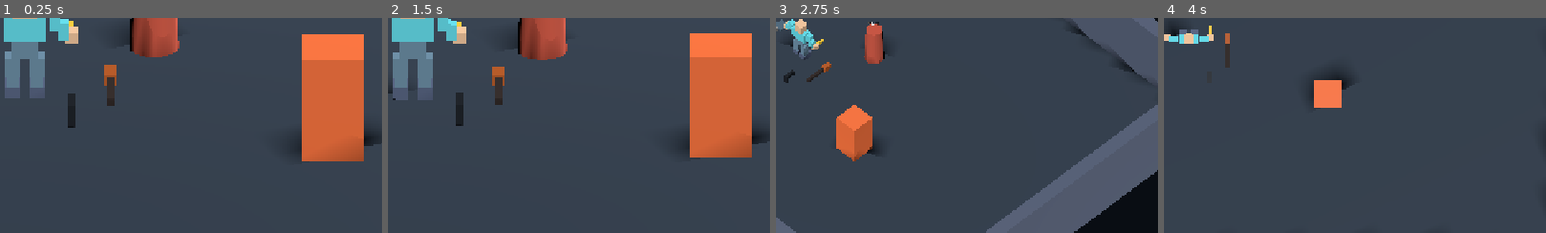
Above: before the commit, frames 1-4 (left to right).
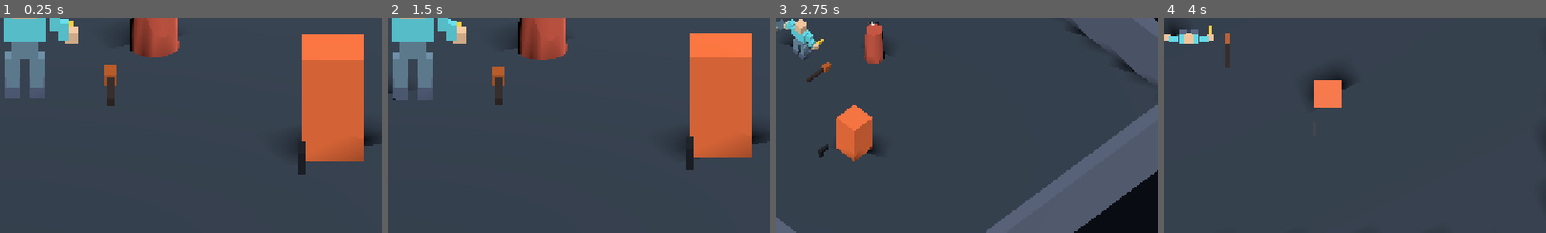
Above: after the commit, the same moments.

Repository: bravado/ACTION-5
Game: Godot game, scene res://demo/main.tscn
Same seed, same stepped clock (60 frames per second), same inputs: the game is played once before the commit and once after it.
Inputs:
- Up to frame 1 (0.25 s): no input
- Up to frame 2 (1.5 s): click "1 · SIDE-SCROLLER" at 0.5 s; click "2 · BEAT 'EM UP" at 1.25 s
- Up to frame 3 (2.75 s): click "3 · ISO / 3RD PERSON" at 2 s
- Up to frame 4 (4 s): click "4 · FIRST-PERSON" at 2.75 s; click "5 · RETRO TOP-DOWN" at 3.5 s
The pictures show only the part of the screen within x 47-97%, y 45-95%; the shares and areas given below are measured in that part.

The runs differ from the first frame. In frame 1, 0.6% of the frame differs, in the area x 17-80%, y 35-73%; in frame 2, 0.5%; in frame 3, 0.2%; in frame 4, less than 0.1%.

Commit message:
D06-02: Position gun outside legacy E-key Bat/Shovel pickup smoke radius

Diff:
--- a/demo/main.tscn
+++ b/demo/main.tscn
@@ -167,7 +167,7 @@
 position = Vector3(-1.4, 0.45, 1.0)
 
 [node name="GunPickup" parent="." instance=ExtResource("12_gun")]
-position = Vector3(0.75, 0.45, 1.65)
+position = Vector3(4.5, 0.45, 3.5)
 
 [node name="NearDummy" parent="." instance=ExtResource("8_target")]
 position = Vector3(2.1, 0.0, -2.0)
